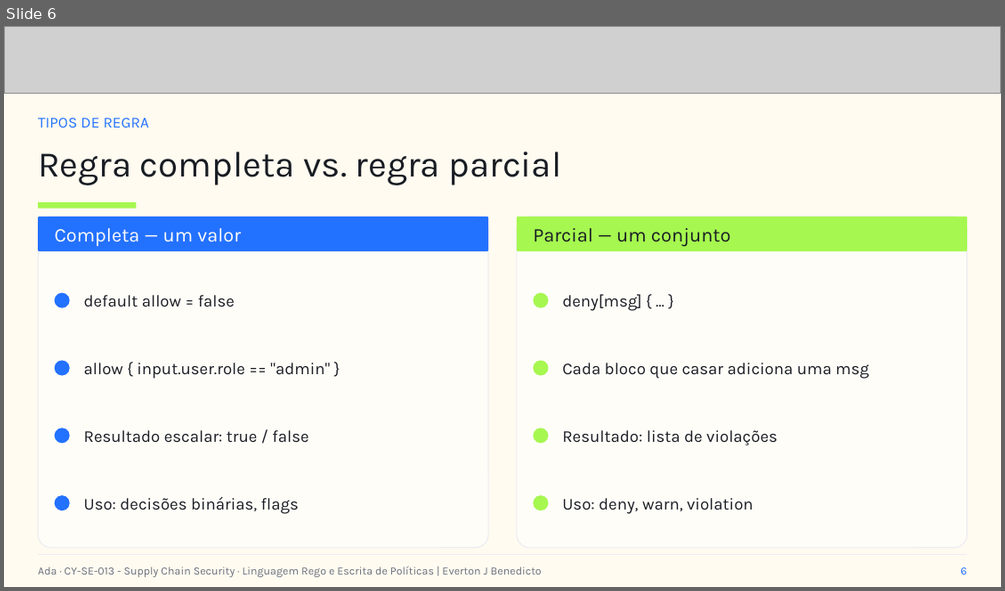
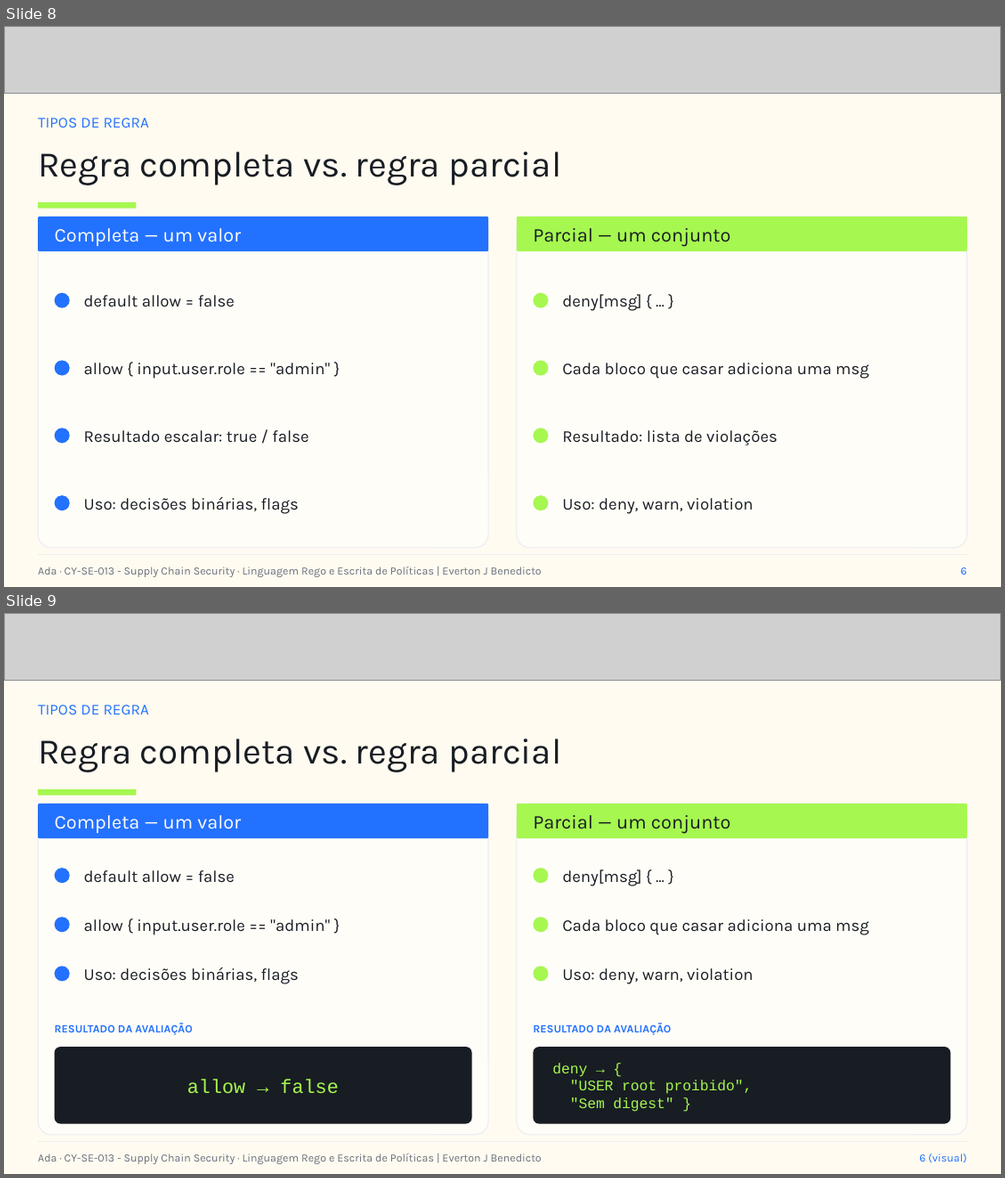
Before and after one commit to everton-dev/AdaTech.Aulas, a slide deck: CY-SE-013 - Supply Chain Security/slides/Aula_02_Linguagem_Rego_e_Escrita_de_Politicas.pptx. Shown one above the other, each under a label of ours: slide 6 before the commit, slides 8 and 9 after it. The pictures are 1005x591 and 1005x1178 pixels, drawn with LibreOffice and Linux fonts; fonts in the diff are those of the drawing; grey boxes stand for pictures. Boxes give left, top, right and bottom in pixels: in the first picture for what was removed or moved away, otherwise in the second. Text is boxed around its words. In the diff, an @@ line names an element or a change of style, - is before the commit and + after.

```diff
--- a/CY-SE-013 - Supply Chain Security/slides/Aula_02_Linguagem_Rego_e_Escrita_de_Politicas.pptx
+++ b/CY-SE-013 - Supply Chain Security/slides/Aula_02_Linguagem_Rego_e_Escrita_de_Politicas.pptx
@@ slide 9 added at (4, 613, 1001, 1174), background #FFFBF0 @@
@@ picture added at (4, 613, 1001, 680) @@
@@ text added at (38, 705, 149, 714), 11 pt, text #2371FF @@
+TIPOS DE REGRA
@@ text added at (38, 738, 562, 772), 26 pt, text #181C23 @@
+Regra completa vs. regra parcial
@@ rectangle added at (38, 789, 136, 795), fill #A6F750 @@
@@ rounded rectangle added at (38, 803, 488, 1135), fill #FFFDF8, outline #ECEDF3 0.75 pt @@
@@ rounded rectangle added at (38, 803, 488, 838), fill #2371FF @@
@@ text added at (55, 815, 241, 833), 14 pt, text #FFFDF8 @@
+Completa — um valor
@@ rounded rectangle added at (517, 803, 967, 1135), fill #FFFDF8, outline #ECEDF3 0.75 pt @@
@@ rounded rectangle added at (517, 803, 967, 838), fill #A6F750 @@
@@ text added at (533, 815, 731, 834), 14 pt, text #181C23 @@
+Parcial — um conjunto
@@ ellipse added at (54, 868, 69, 882), fill #2371FF @@
@@ text added at (84, 870, 235, 883), 12 pt, text #181C23 @@
+default allow = false
@@ ellipse added at (534, 868, 549, 882), fill #A6F750 @@
@@ text added at (562, 869, 641, 886), 12 pt, text #181C23 @@
+deny[msg] { ... }
@@ ellipse added at (54, 917, 69, 932), fill #2371FF @@
@@ text added at (84, 919, 330, 935), 12 pt, text #181C23 @@
+allow { input.user.role == "admin" }
@@ ellipse added at (534, 917, 549, 932), fill #A6F750 @@
@@ text added at (562, 919, 869, 935), 12 pt, text #181C23 @@
+Cada bloco que casar adiciona uma msg
@@ ellipse added at (54, 965, 69, 981), fill #2371FF @@
@@ text added at (84, 967, 299, 984), 12 pt, text #181C23 @@
+Uso: decisões binárias, flags
@@ ellipse added at (534, 965, 549, 981), fill #A6F750 @@
@@ text added at (562, 968, 753, 984), 12 pt, text #181C23 @@
+Uso: deny, warn, violation
@@ text added at (55, 1022, 192, 1035), 8 pt, text #2371FF, bold @@
+RESULTADO DA AVALIAÇÃO
@@ text added at (533, 1022, 671, 1035), 8 pt, text #2371FF, bold @@
+RESULTADO DA AVALIAÇÃO
@@ rounded rectangle added at (54, 1046, 471, 1123), fill #181C23 @@
@@ rounded rectangle added at (534, 1046, 951, 1123), fill #181C23 @@
@@ text added at (552, 1062, 752, 1111), 10.5 pt, text #A6F750 @@
+deny → {
+"USER root proibido",
+"Sem digest" }
@@ text added at (187, 1078, 338, 1094), 14 pt, text #A6F750 @@
+allow → false
@@ rectangle added at (38, 1142, 967, 1143), fill #ECEDF3 @@
@@ text added at (38, 1153, 542, 1164), 8 pt, text #6A707D @@
+Ada · CY-SE-013 - Supply Chain Security · Linguagem Rego e Escrita de Políticas | Everton J Benedicto
@@ text added at (919, 1153, 966, 1163), 8 pt, text #2371FF @@
+6 (visual)
@@ what was slide 6 is now slide 8 @@
```
Also in this commit, not shown: 1 slide changed, 2 other slides added, 10 other files.
